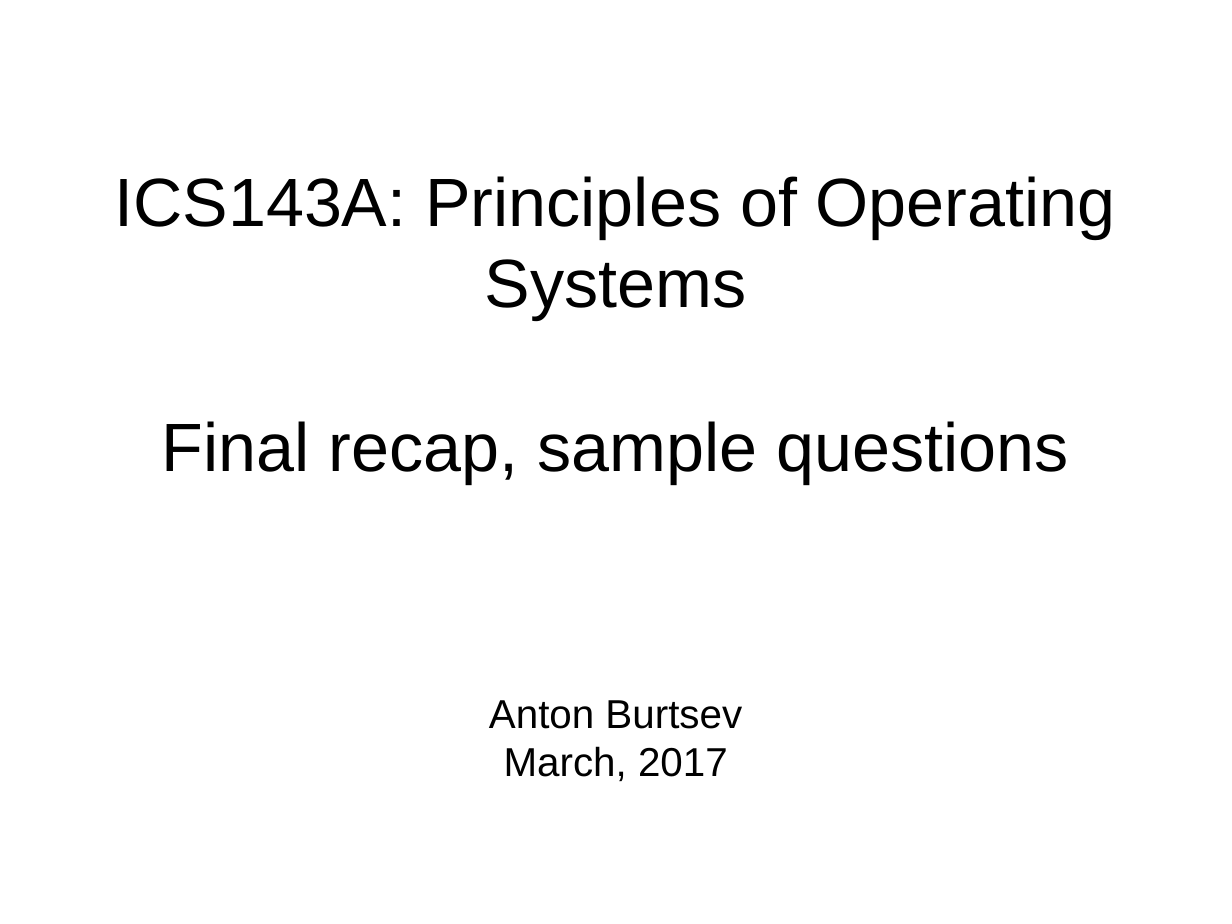
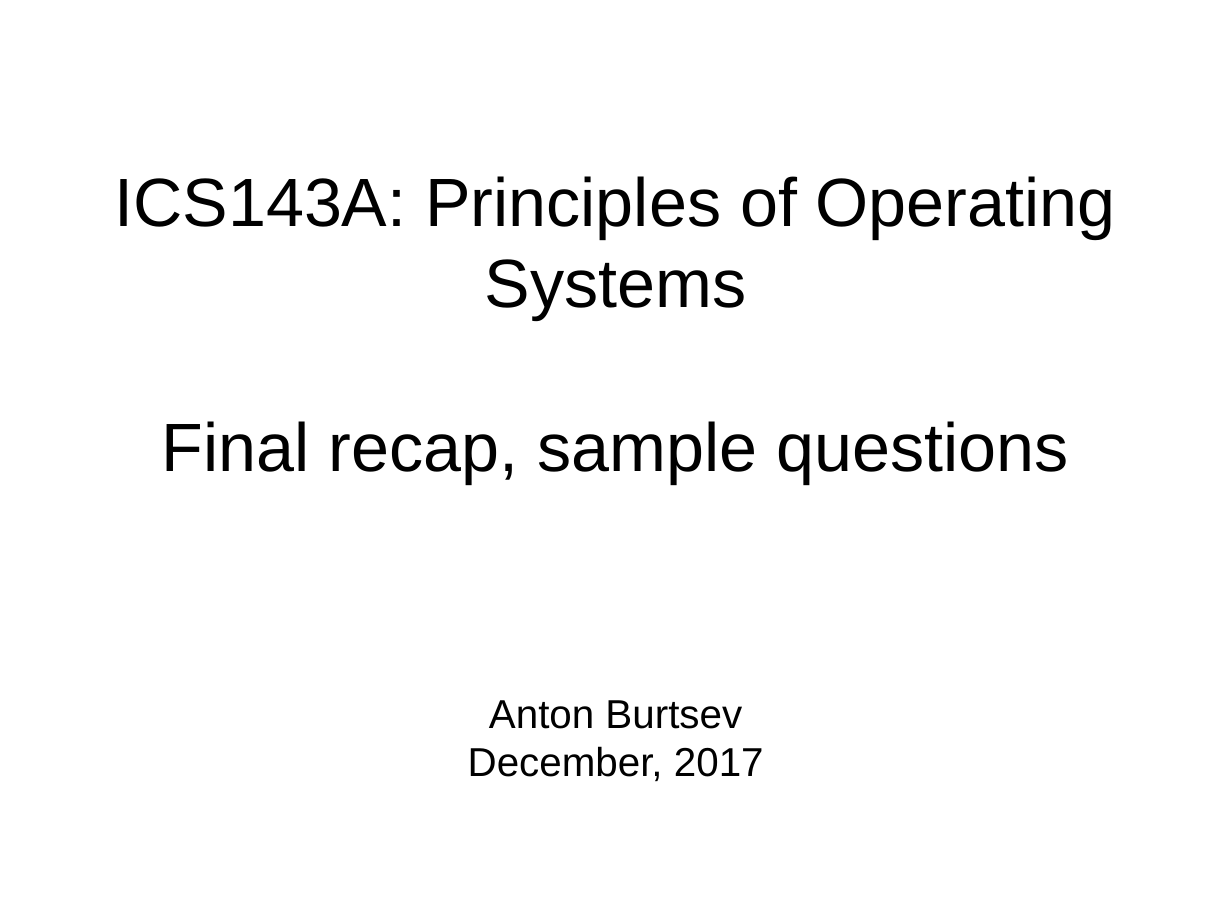
Before and after one commit to antonburtsev/cs5460, a slide deck: slide 1 of lectures/lecture-final-recap/lecture-final-recap.odp. Drawn at 1232x924 pixels with LibreOffice and Linux fonts; fonts in the diff are those of the drawing. Boxes give left, top, right and bottom in pixels: in the first picture for what was removed or moved away, otherwise in the second. Text is boxed around its words. In the diff, an @@ line names an element or a change of style, - is before the commit and + after.

Commit message:
Update final recap

```diff
--- a/lectures/lecture-final-recap/lecture-final-recap.odp
+++ b/lectures/lecture-final-recap/lecture-final-recap.odp
@@ subtitle at [468, 746, 764, 782]: text changed @@
-March, 2017
+December, 2017
```
Also in this commit, not shown: 2 other files.
